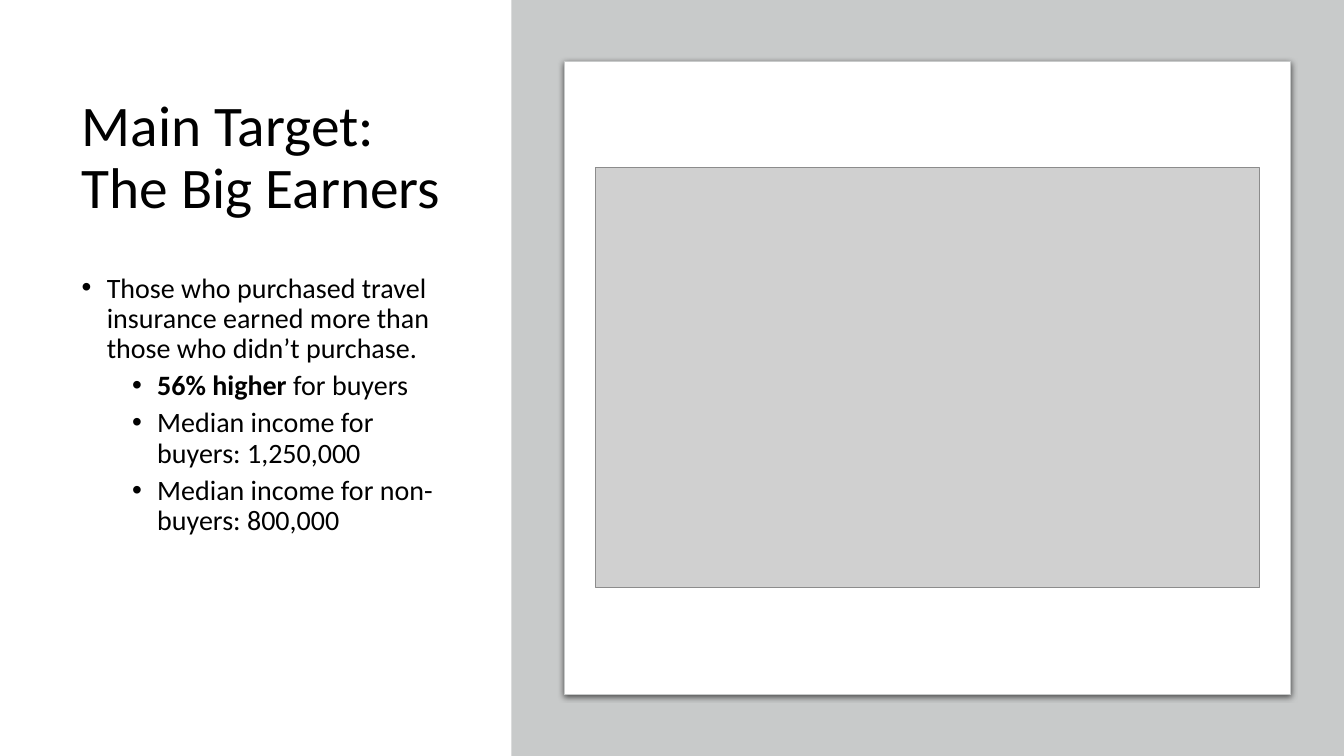
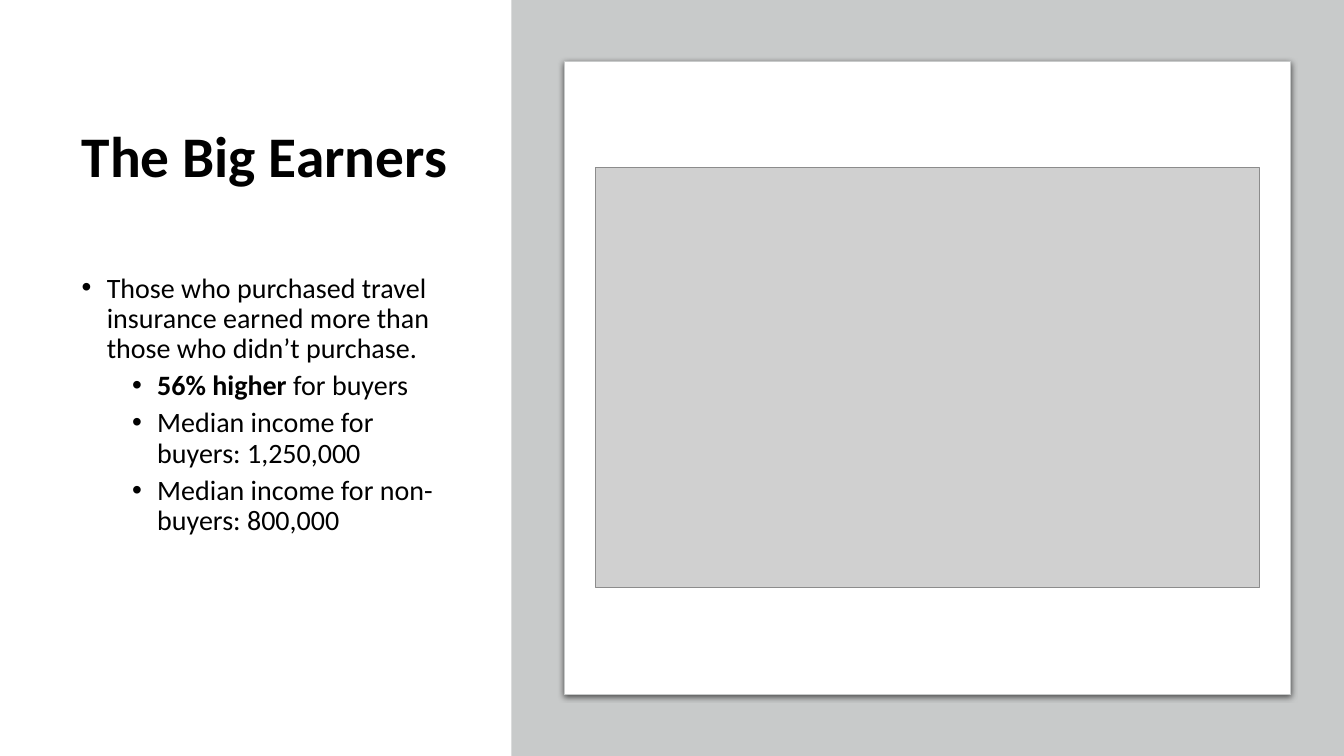
Before and after one commit to teruki-i/travel_insurance_case_study, a slide deck: slide 3 of resources/Travel_Insurance_Presentation.pptx. Drawn at 1344x756 pixels with LibreOffice and Linux fonts; fonts in the diff are those of the drawing; grey boxes stand for pictures. Boxes give left, top, right and bottom in pixels: in the first picture for what was removed or moved away, otherwise in the second. Text is boxed around its words. In the diff, an @@ line names an element or a change of style, - is before the commit and + after.

```diff
--- a/resources/Travel_Insurance_Presentation.pptx
+++ b/resources/Travel_Insurance_Presentation.pptx
@@ title at <box>82,136,447,187</box>: text changed; bold on @@
-Main Target: The Big Earners
+The Big Earners
```
Also in this commit, not shown: 2 other slides changed, 3 slides added.
